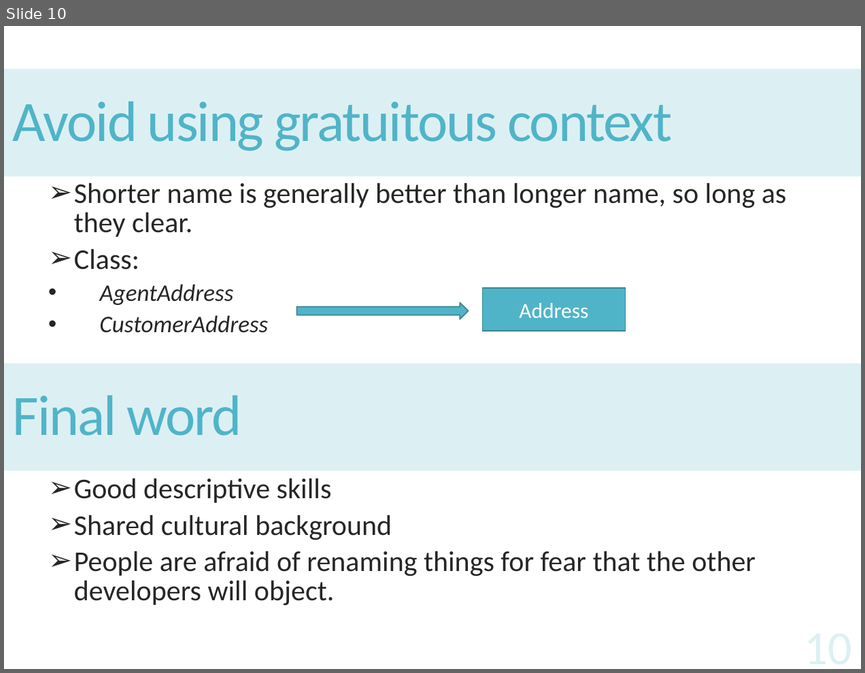
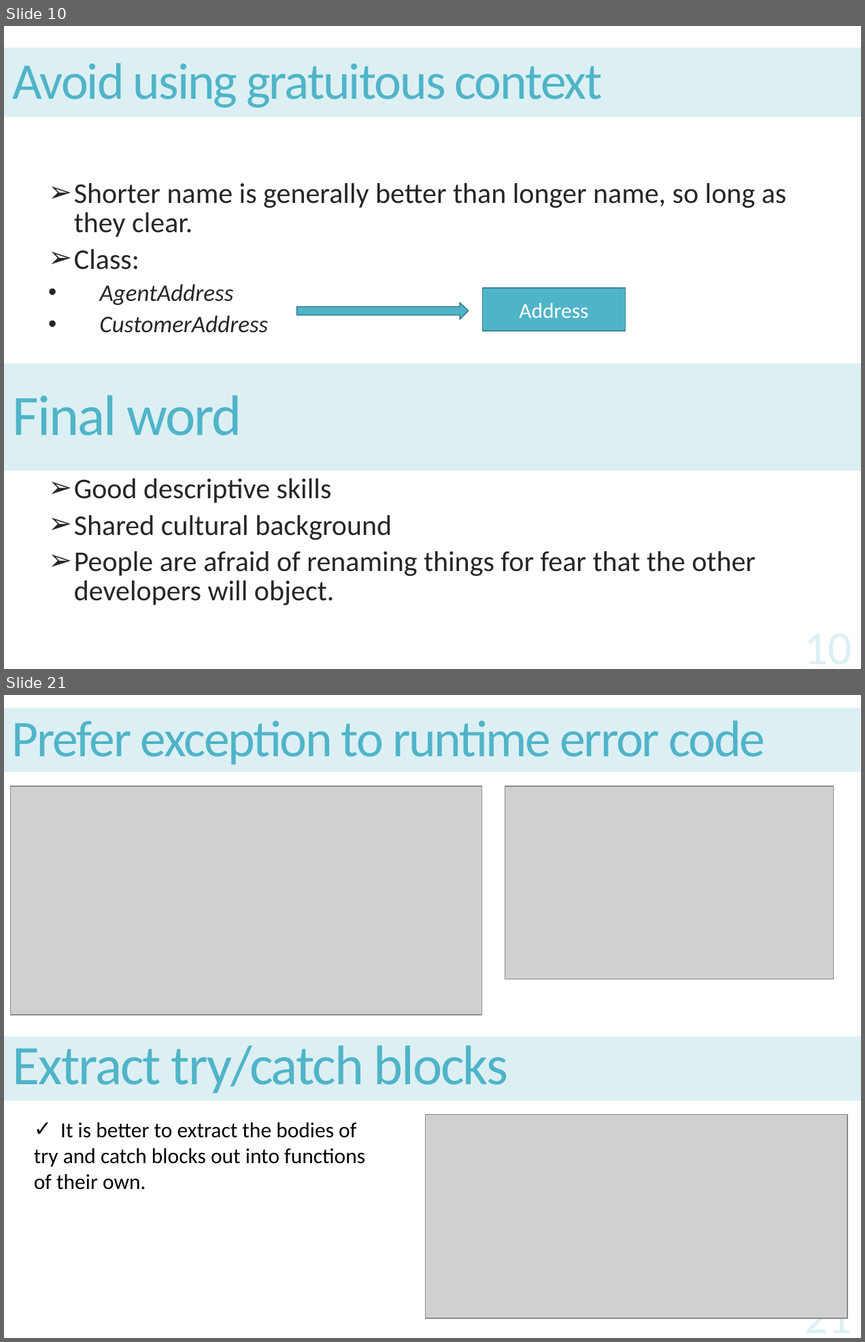
Before and after one commit to Monkey-D-Kid/CleanCode, a slide deck: CleanCode.pptx. Shown one above the other, each under a label of ours: slide 10 before the commit, slides 10 and 21 after it; the slides between them are not shown. The pictures are 865x673 and 865x1342 pixels, drawn with LibreOffice and Linux fonts; fonts in the diff are those of the drawing; grey boxes stand for pictures. Boxes give left, top, right and bottom in pixels: in the first picture for what was removed or moved away, otherwise in the second. Text is boxed around its words. In the diff, an @@ line names an element or a change of style, - is before the commit and + after.

```diff
--- a/CleanCode.pptx
+++ b/CleanCode.pptx
@@ slide 21 added at [4, 695, 861, 1338], background #FFFFFF @@
@@ title added at [4, 708, 860, 772], fill #DCF0F4, 43.2 pt, text #50B4C8 @@
+Prefer exception to runtime error code
@@ picture added at [11, 786, 482, 1015] @@
@@ picture added at [505, 786, 834, 979] @@
@@ rectangle added at [4, 1036, 861, 1100], fill #DCF0F4, 46.8 pt, text #50B4C8 @@
+Extract try/catch blocks
@@ text added at [34, 1122, 365, 1189], 18 pt, text #000000 @@
+✓ It is better to extract the bodies of
+try and catch blocks out into functions of their own.
@@ picture added at [426, 1115, 848, 1318] @@
@@ page number added at [804, 1293, 852, 1338], 40 pt, text #50B4C8 at 20% opacity @@
+21
@@ slide 10 changed as well @@
@@ title "Avoid using gratuitous context": place and size @@
-title "Avoid using gratuitous context" at [4, 69, 861, 177]
+title "Avoid using gratuitous context" at [4, 48, 861, 117]
@@ title "Avoid using gratuitous context" at [4, 48, 861, 117]: size 48 to 43.2 pt @@
```
Also in this commit, not shown: 8 other slides changed, 18 other slides added, 1 other file.
